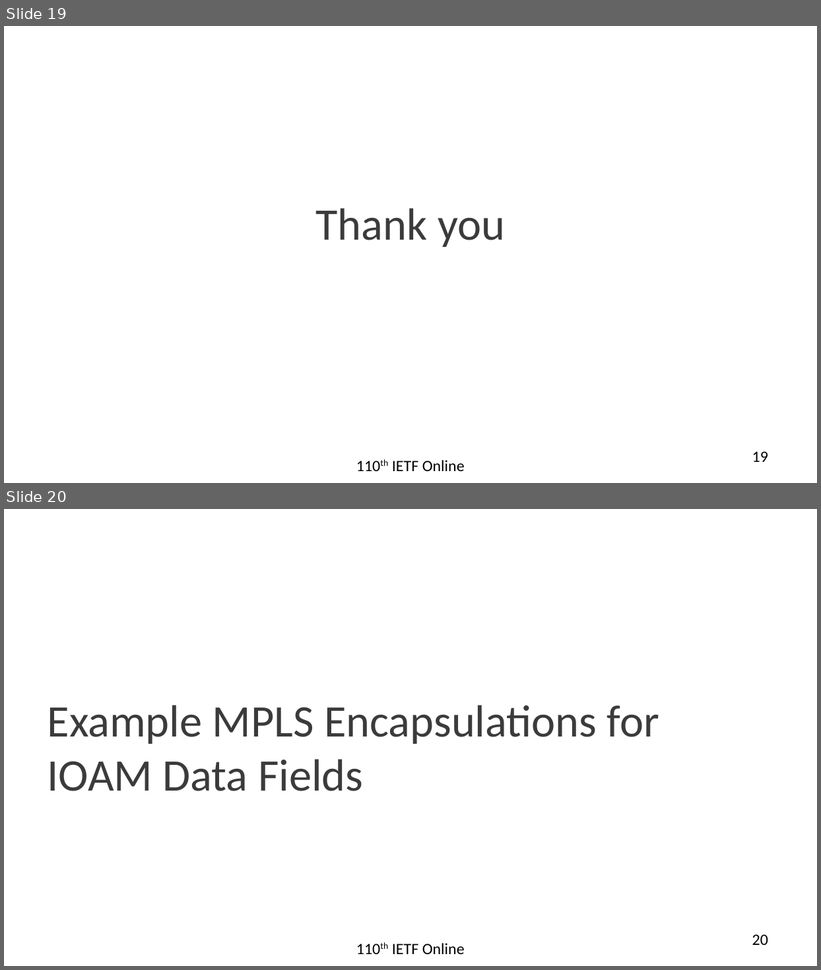
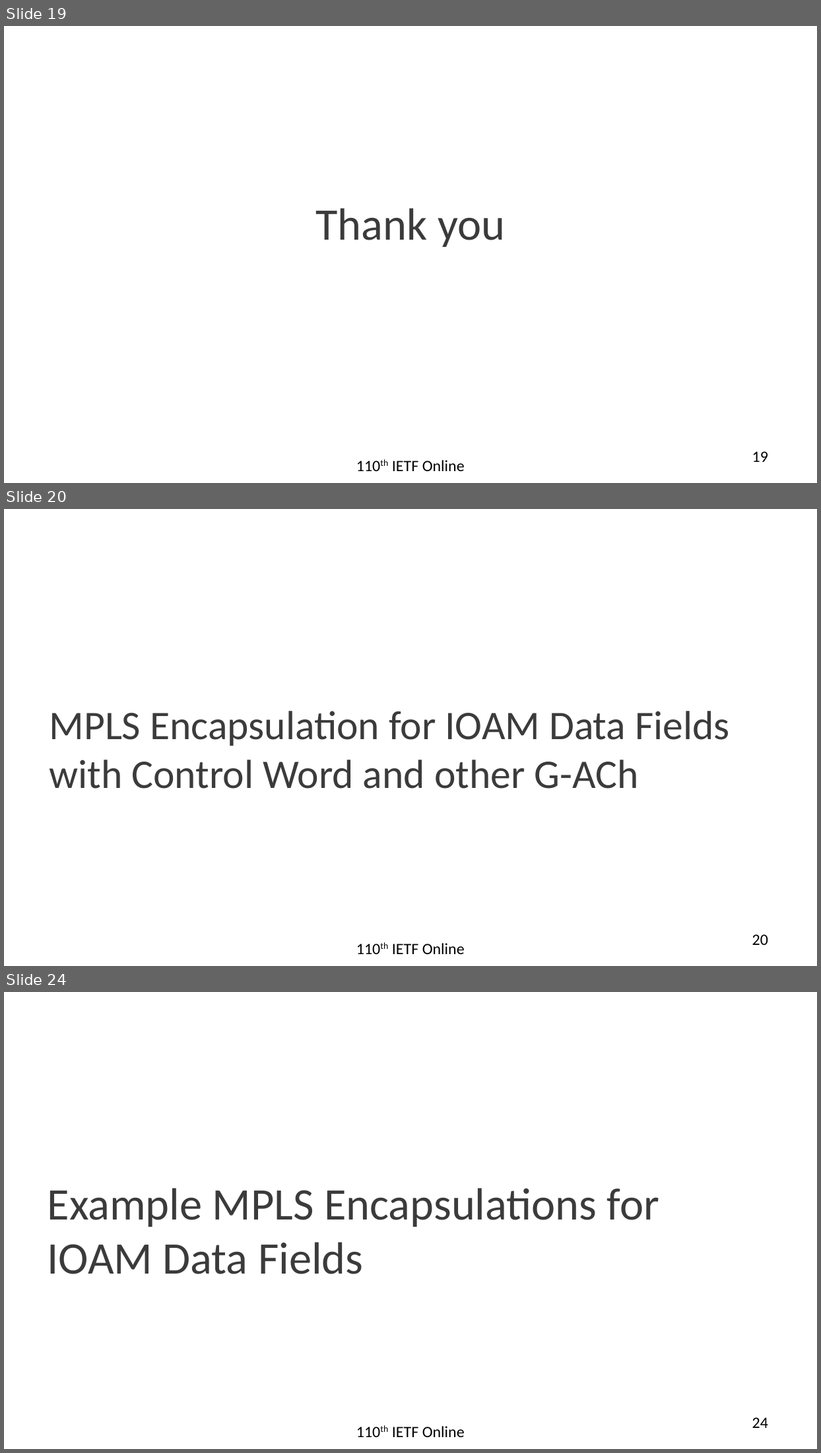
Before and after one commit to rakgandhi/ietf-slides, a slide deck: draft-gandhi-mpls-ioam-sr-05.pptx. Shown one above the other, each under a label of ours: slides 19 and 20 before the commit, slides 19, 20 and 24 after it; the slides between them are not shown. The pictures are 821x970 and 821x1453 pixels, drawn with LibreOffice and Linux fonts; fonts in the diff are those of the drawing. Boxes give left, top, right and bottom in pixels: in the first picture for what was removed or moved away, otherwise in the second. Text is boxed around its words. In the diff, an @@ line names an element or a change of style, - is before the commit and + after.

```diff
--- a/draft-gandhi-mpls-ioam-sr-05.pptx
+++ b/draft-gandhi-mpls-ioam-sr-05.pptx
@@ slide 20 added at (4,509,817,966), background #FFFFFF @@
@@ text added at (50,711,730,789), 36 pt, text #3B3B3B @@
+MPLS Encapsulation for IOAM Data Fields with Control Word and other G-ACh
@@ text added at (392,943,465,955), 14 pt, text #000000 @@
+110th IETF Online
@@ page number added at (752,935,768,945), 14 pt, text #000000 @@
+20
@@ what was slide 20 is now slide 24 @@
@@ page number at (752,1418,768,1428): text changed @@
-20
+24
```
Also in this commit, not shown: 4 slides changed, 1 other file.
